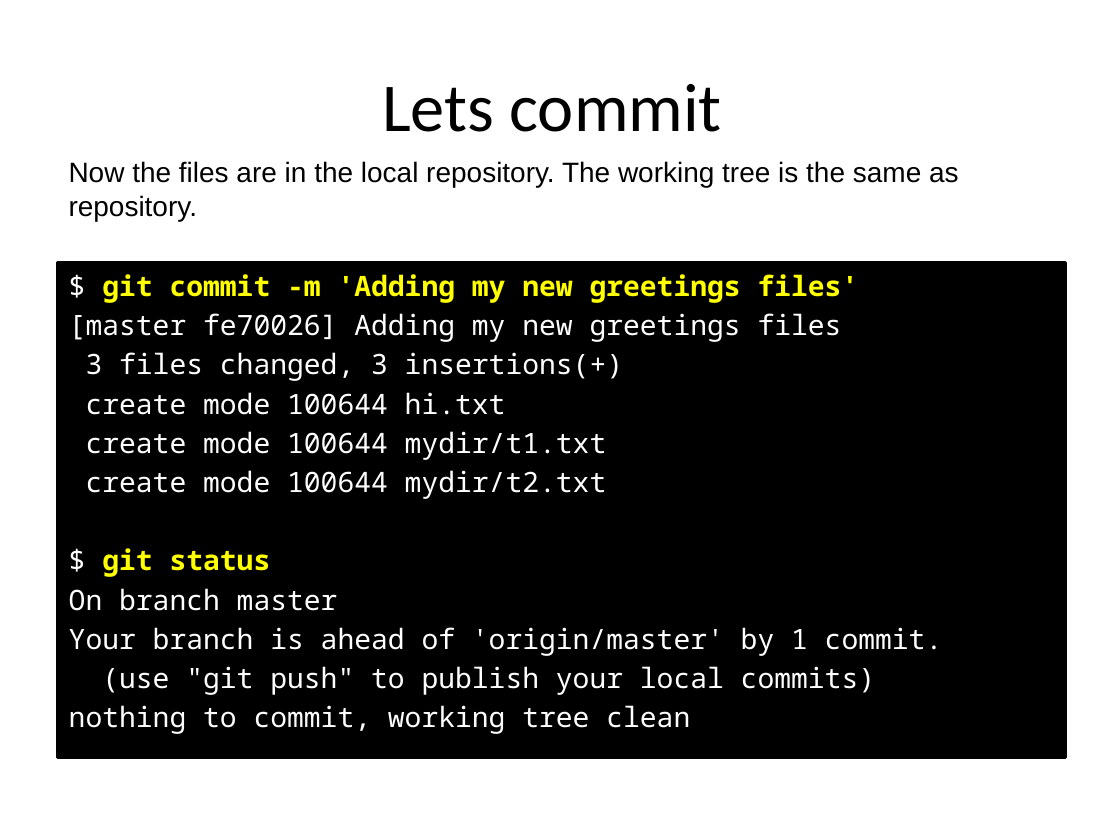
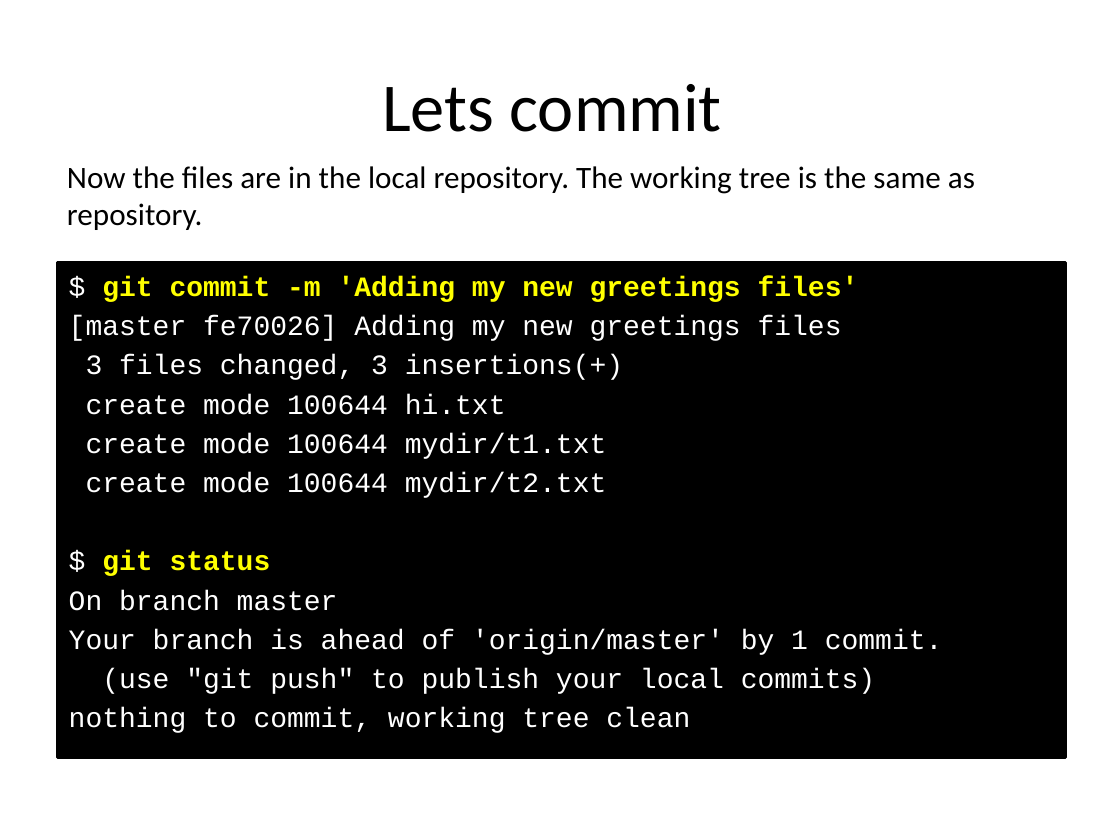
Before and after one commit to ncasuk/ncas-isc, a slide deck: slide 26 of shell/presentations/01_git2.pptx. Drawn at 1120x840 pixels with LibreOffice and Linux fonts; fonts in the diff are those of the drawing; background and template pictures are left out. Boxes give left, top, right and bottom in pixels: in the first picture for what was removed or moved away, otherwise in the second. Text is boxed around its words. In the diff, an @@ line names an element or a change of style, - is before the commit and + after.

Commit message:
Finished updating learning_python5 and changed shell presentations so that font matches python presentations

```diff
--- a/shell/presentations/01_git2.pptx
+++ b/shell/presentations/01_git2.pptx
@@ text "Now the files are in ..." at (67,166,975,230): size 18 to 20 pt, font Arial to Calibri @@
@@ text "$ git commit -m 'Adding ..." at (69,276,943,733): font Noto Sans Mono to Courier New @@
```
Also in this commit, not shown: 14 other slides changed, 2 other files.
